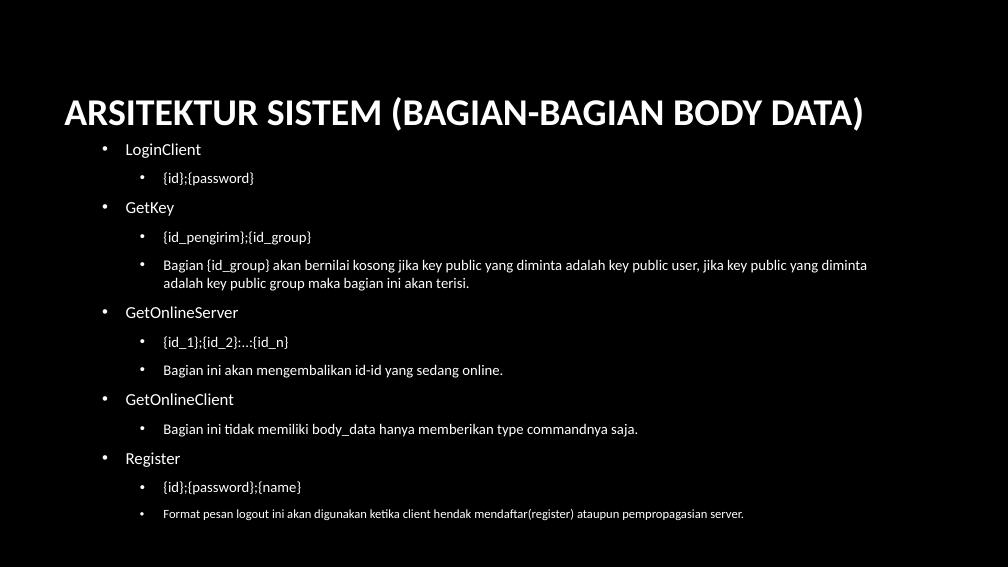
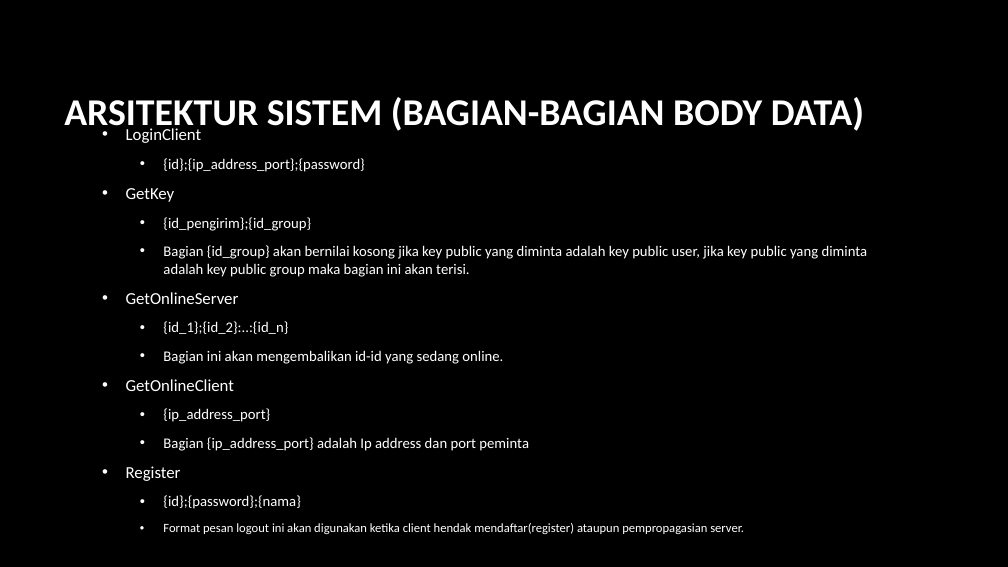
Before and after one commit to cht368/SAT, a slide deck: slide 11 of Arsitektur Sistem Aplikasi Chat.pptx (slide 12 before the commit). Drawn at 1008x567 pixels with LibreOffice and Linux fonts; fonts in the diff are those of the drawing; background and template pictures are left out. Boxes give left, top, right and bottom in pixels: in the first picture for what was removed or moved away, otherwise in the second. Text is boxed around its words. In the diff, an @@ line names an element or a change of style, - is before the commit and + after.

```diff
--- a/Arsitektur Sistem Aplikasi Chat.pptx
+++ b/Arsitektur Sistem Aplikasi Chat.pptx
@@ text at (163, 158, 364, 172): text changed @@
-    • {id};{password}
+    • {id};{ip_address_port};{password}
@@ text at (163, 408, 529, 451): text changed @@
-    • Bagian ini tidak memiliki body_data hanya memberikan type commandnya saja.
+    • {ip_address_port}
+    • Bagian {ip_address_port} adalah Ip address dan port peminta
@@ text at (163, 495, 300, 509): text changed @@
-    • {id};{password};{name}
+    • {id};{password};{nama}
```
Also in this commit, not shown: 3 other slides changed, 1 slide removed, 27 other files.
